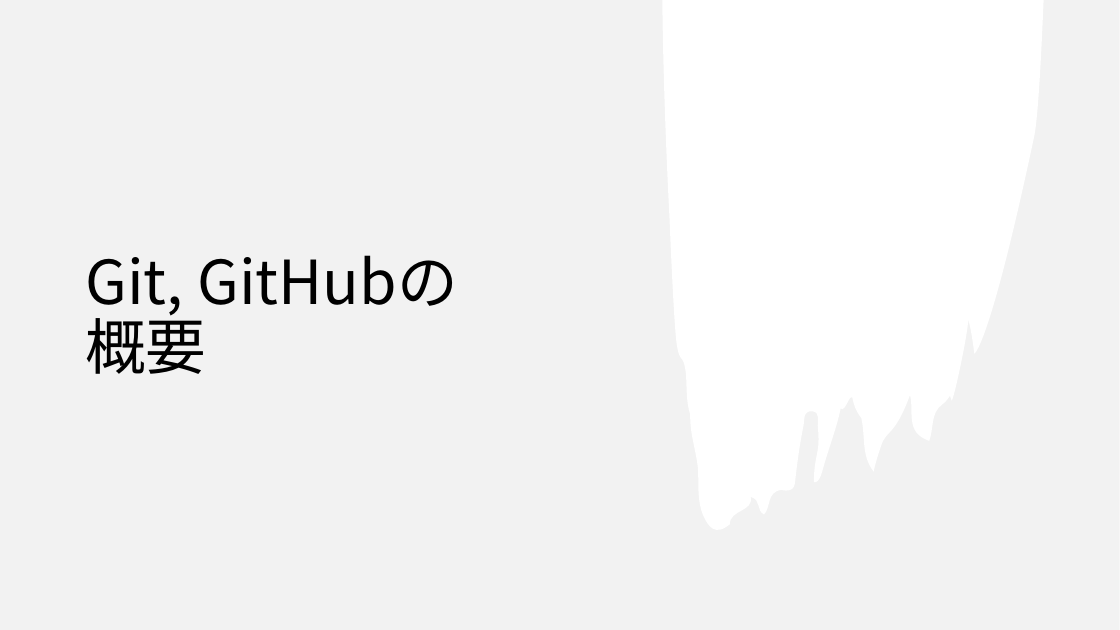
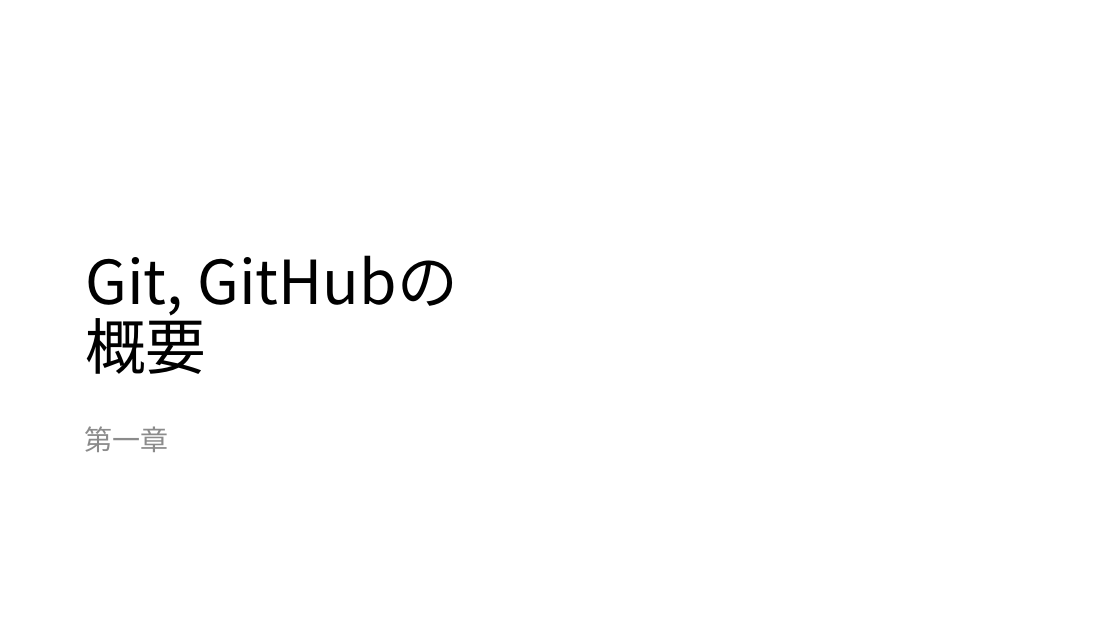
Before and after one commit to maru0519/git-edu, a slide deck: slide 7 of siryou.pptx (slide 6 before the commit). Drawn at 1120x630 pixels with LibreOffice and Linux fonts; fonts in the diff are those of the drawing. Boxes give left, top, right and bottom in pixels: in the first picture for what was removed or moved away, otherwise in the second. Text is boxed around its words. In the diff, an @@ line names an element or a change of style, - is before the commit and + after.

```diff
--- a/siryou.pptx
+++ b/siryou.pptx
@@ rectangle removed at (x1=0, y1=0, x2=1120, y2=630) @@
@@ text added at (x1=85, y1=426, x2=169, y2=452), 24 pt, text #8C8C8C @@
+第一章
```
Also in this commit, not shown: 16 other slides changed, 16 slides added, 1 slide removed, 1 other file.
